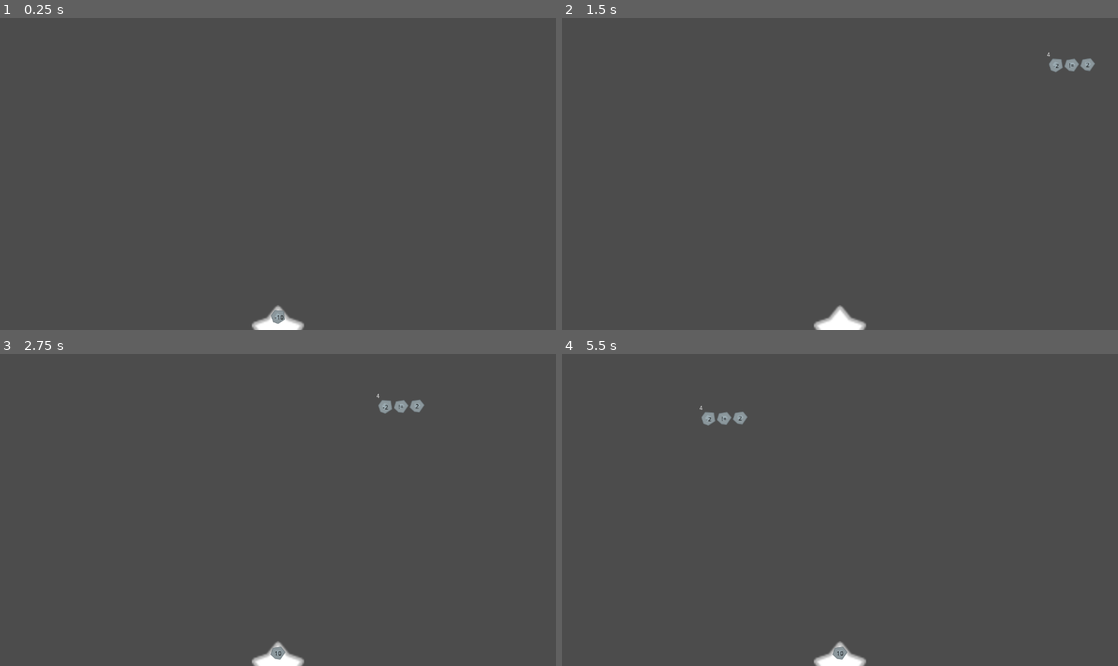
Above: before the commit, frames 1-4 (two rows, left to right).
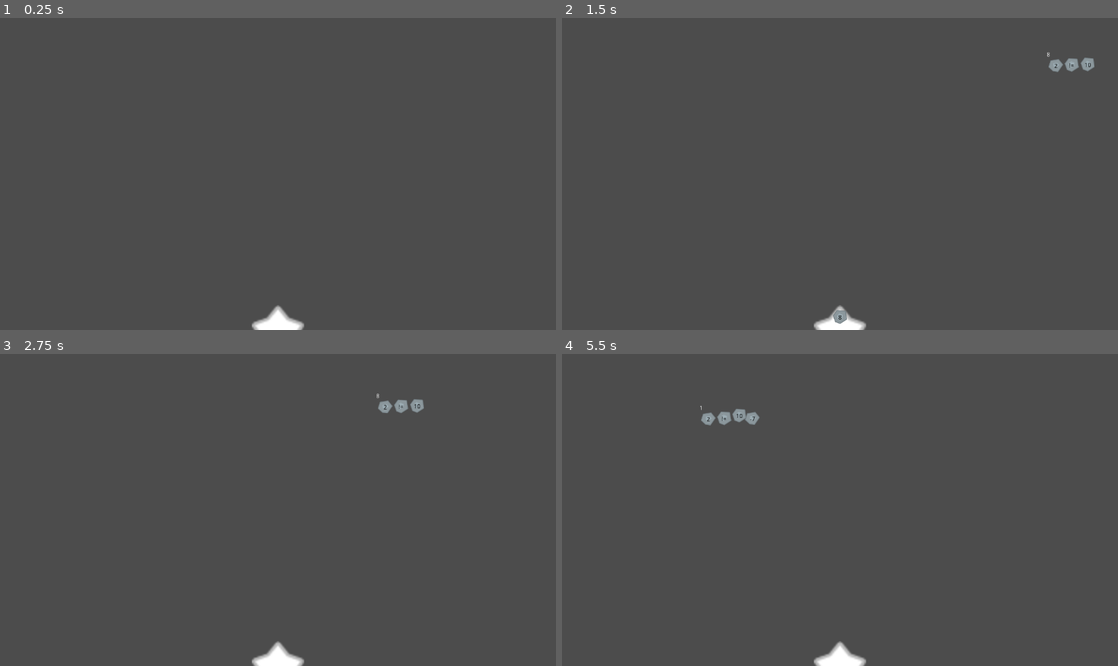
Above: after the commit, the same moments.

Repository: caleb-vincent/space-math
Game: Godot game, scene res://Debris/Debris.tscn
The game is run twice, just before and just after one commit, with the same random seed, the same clock (stepped at 60 frames per second) and the same inputs. This scene is started directly instead of the project's main scene.
Inputs (mouse positions are in pixels of both pictures, inside the frame that each line leads up to):
- Up to frame 1 (0.25 s): no input
- Up to frame 2 (1.5 s): tap Enter at 0.5 s; move the mouse to (962, 158) at 0.52 s; click (962, 158) at 0.67 s; drag from (728, 189) to (812, 236) at 1.27 s
- Up to frame 3 (2.75 s): move the mouse to (333, 441) at 2.02 s; click (333, 441) at 2.17 s
- Up to frame 4 (5.5 s): drag from (812, 572) to (673, 463) at 2.77 s; move the mouse to (1006, 556) at 3.52 s; click (1006, 556) at 3.67 s; drag from (673, 463) to (756, 432) at 4.27 s; move the mouse to (867, 510) at 5.02 s; click (867, 510) at 5.17 s

The runs differ from the first frame. In frame 1, less than 0.1% of the frame differs, in the area x 48-52%, y 93-98%; in frame 2, 0.2%; in frame 3, 0.2%; in frame 4, 0.3%, in the area x 24-52%, y 16-98%.

Commit message:
Debris Calcling - Now with aiming!

Diff:
--- a/Debris/Debris.tscn
+++ b/Debris/Debris.tscn
@@ -8,6 +8,8 @@
 
 const DebrisPiece = preload(\"DebrisPiece.tscn\")
 
+const fireSpeed = 1000
+
 var _payload : DebrisPiece = null
 var _options : Array = [INF]
 
@@ -17,14 +19,14 @@
 
 
 func _process(_delta) -> void:
-	if Input.is_action_just_released(\"ui_accept\"):
+	if Input.is_action_just_released(\"ui_accept\") || Input.is_action_just_released(\"game_click\"):
 		_fire()
 
 
 func _ready() -> void:
-	randomize()
-	_reload()
+	_rng.randomize()
 	_addDebris()
+	$FireTimer.start()
 
 
 
@@ -62,7 +64,8 @@
 
 func _fire() -> void:
 	if $FireTimer.time_left <= 0 && _payload != null:
-		_payload.linear_velocity.y = -800
+		var target = get_viewport().get_mouse_position() - $FirePosition.position
+		_payload.linear_velocity = target.normalized() *  fireSpeed
 		$FireTimer.start()
 		_payload = null
 
@@ -117,7 +120,6 @@
 position = Vector2( 1430.04, 96.0667 )
 
 [node name="FireTimer" type="Timer" parent="."]
-wait_time = 1.5
 one_shot = true
 
 [node name="SpawnTimer" type="Timer" parent="."]
--- a/project.godot
+++ b/project.godot
@@ -78,6 +78,11 @@
 "events": [ Object(InputEventKey,"resource_local_to_scene":false,"resource_name":"","device":0,"alt":false,"shift":false,"control":false,"meta":false,"command":false,"pressed":false,"scancode":16777218,"unicode":0,"echo":false,"script":null)
  ]
 }
+game_click={
+"deadzone": 0.5,
+"events": [ Object(InputEventMouseButton,"resource_local_to_scene":false,"resource_name":"","device":-1,"alt":false,"shift":false,"control":false,"meta":false,"command":false,"button_mask":0,"position":Vector2( 0, 0 ),"global_position":Vector2( 0, 0 ),"factor":1.0,"button_index":1,"pressed":false,"doubleclick":false,"script":null)
+ ]
+}
 
 [layer_names]
 
